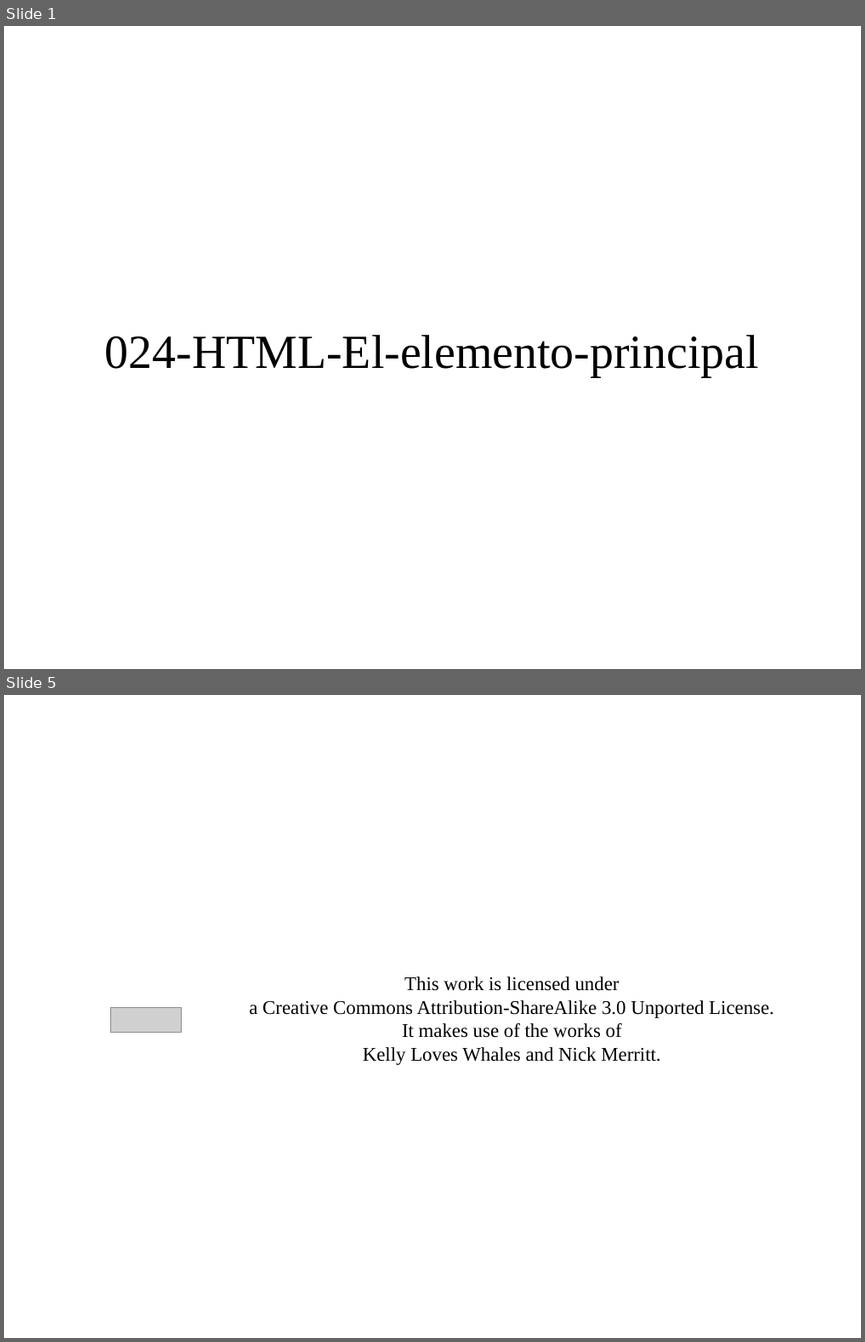
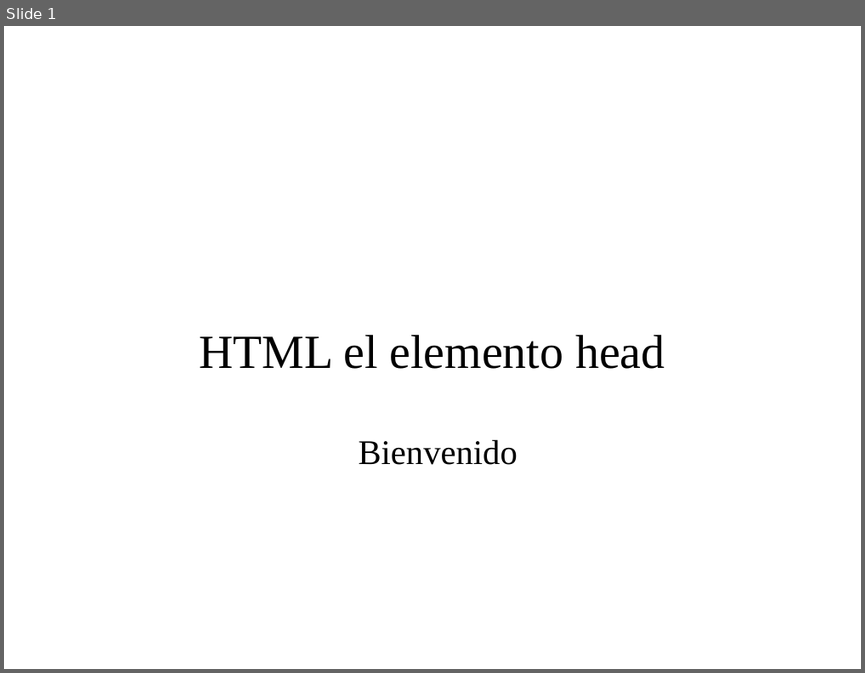
Before and after one commit to codefuncode/Curso-de-HTML-2020, a slide deck: 01-Tutorial-HTML/024-HTML-El-elemento-principal/024-HTML-El-elemento-principal.odp. Shown one above the other, each under a label of ours: slides 1 and 5 before the commit, slide 1 after it; the slides between them are not shown. The pictures are 865x1342 and 865x673 pixels, drawn with LibreOffice and Linux fonts; fonts in the diff are those of the drawing; grey boxes stand for pictures; background and template pictures are left out. Boxes give left, top, right and bottom in pixels: in the first picture for what was removed or moved away, otherwise in the second. Text is boxed around its words. In the diff, an @@ line names an element or a change of style, - is before the commit and + after.

```diff
--- a/01-Tutorial-HTML/024-HTML-El-elemento-principal/024-HTML-El-elemento-principal.odp
+++ b/01-Tutorial-HTML/024-HTML-El-elemento-principal/024-HTML-El-elemento-principal.odp
@@ slide 5 removed at (4,695,861,1338), background picture (left out) @@
@@ title removed at (249,976,774,1065) @@
-This work is licensed under
-a Creative Commons Attribution-ShareAlike 3.0 Unported License.
-It makes use of the works of
-Kelly Loves Whales and Nick Merritt.
@@ picture removed at (110,1008,182,1032) @@
@@ slide 1 changed as well @@
@@ title at (199,335,664,369): text changed @@
-024-HTML-El-elemento-principal
+HTML el elemento head
@@ text added at (358,439,517,465), 32 pt, text #000000 @@
+Bienvenido
```
Also in this commit, not shown: 6 slides added, 3 other slides removed, 7 other files.
